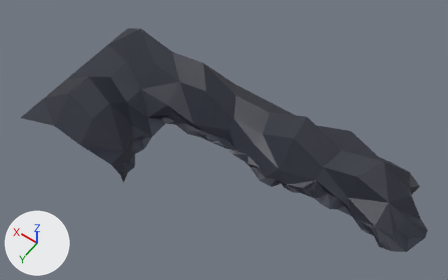
Renders of the FBX model Assets/Models/Terrain/TrickOrTreat/CmountainRight.fbx from each side of a commit.
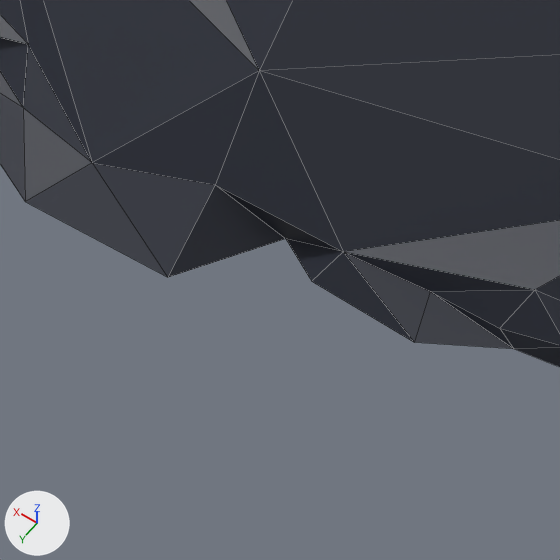
Each version is shown whole from a 50 mm lens placed at (-0.745, 1.039, 2.373), pointed at (0.292, -0.412, 0.093), then close up on the part from 57% to 68% of the width and 58% to 75% of the height. The axes (+X, +Y, +Z) are drawn at lower left. The lights are the same throughout. The close-ups show mesh edges as thin lines. Where no turn or scale is listed for an object, it has been applied to the vertices.
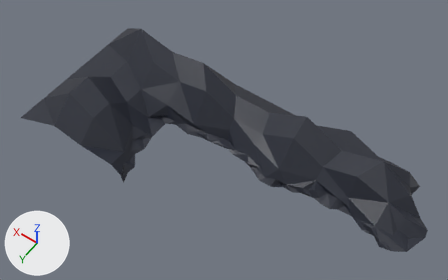
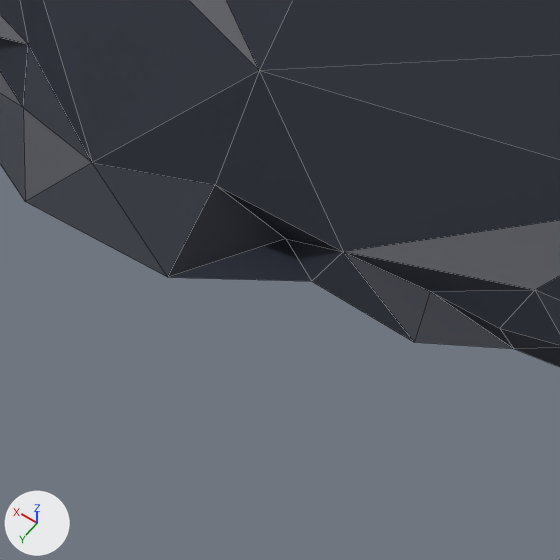
The change in detail:
me_mesh has 169 vertices, 282 faces and spans x -0.68..1.25, y -0.89..0.0, z -0.03..0.25.
me_mesh is used by ob_polysurface5; location (0.0, 0.0, 0.0).
Verts and faces of me_mesh; kept vertices keep their numbers, new ones are numbered from 169.
Before the commit, vertices of me_mesh: 129 (-0.03, -0.42, 0.0) at pixel (285, 238), 130 (-0.05, -0.41, 0.0) at pixel (311, 281), 150 (0.0, -0.38, 0.0) at pixel (167, 277).
Part 1, on me_mesh:
New faces: (129, 150, 130).

Where the change shows, as pixel boxes [x1, y1, x2, y2] in the close-ups (560 x 560 px):
part 1 of me_mesh, added (black): after [170, 239, 311, 281]
